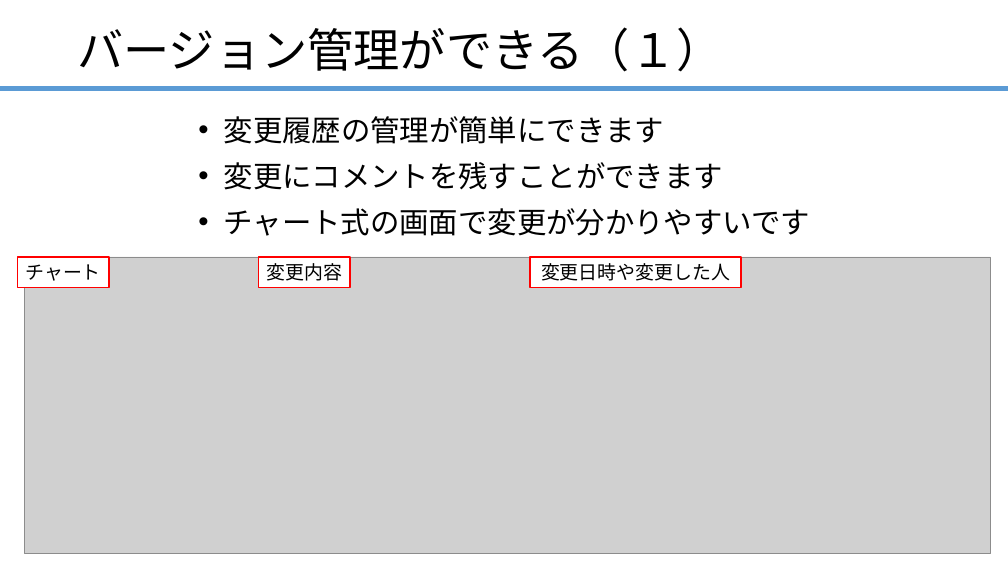
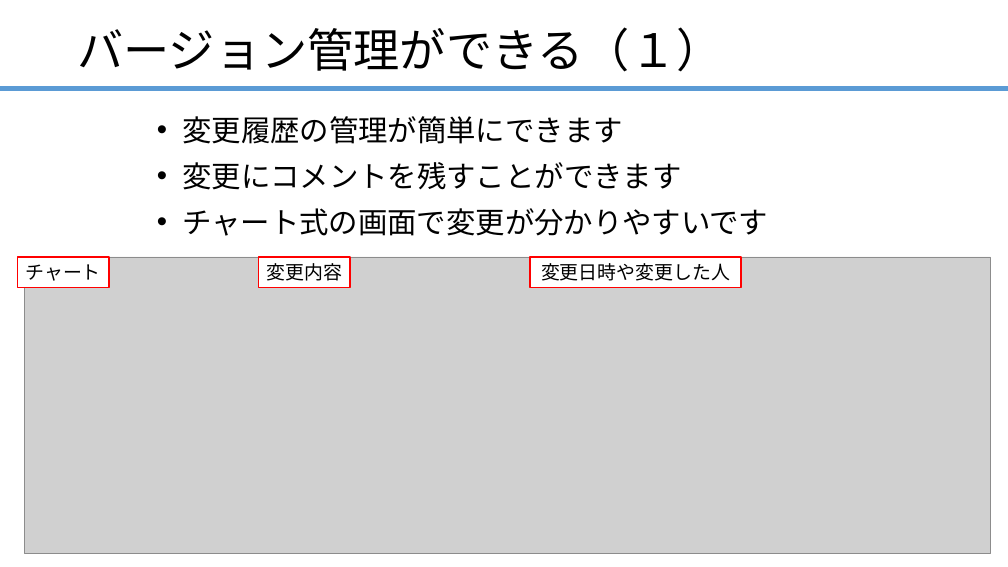
Before and after one commit to ainsAins/Git-, a slide deck: slide 6 of ハンズオン_Git入門.pptx. Drawn at 1008x567 pixels with LibreOffice and Linux fonts; fonts in the diff are those of the drawing; grey boxes stand for pictures. Boxes give left, top, right and bottom in pixels: in the first picture for what was removed or moved away, otherwise in the second. Text is boxed around its words. In the diff, an @@ line names an element or a change of style, - is before the commit and + after.

```diff
--- a/ハンズオン_Git入門.pptx
+++ b/ハンズオン_Git入門.pptx
@@ text "変更履歴の管理が簡単にできます" moved from (x1=224, y1=116, x2=810, y2=236) to (x1=182, y1=116, x2=768, y2=236) @@
```
Also in this commit, not shown: 3 other slides changed.
